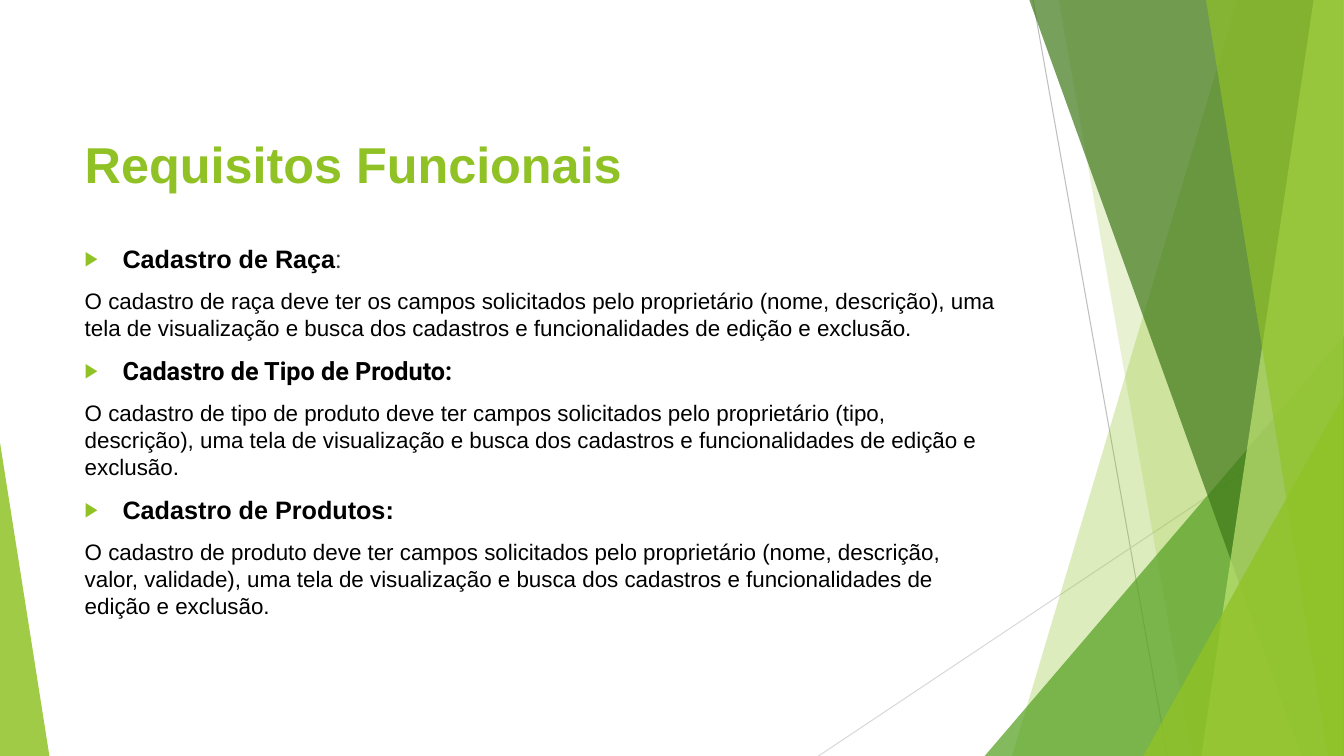
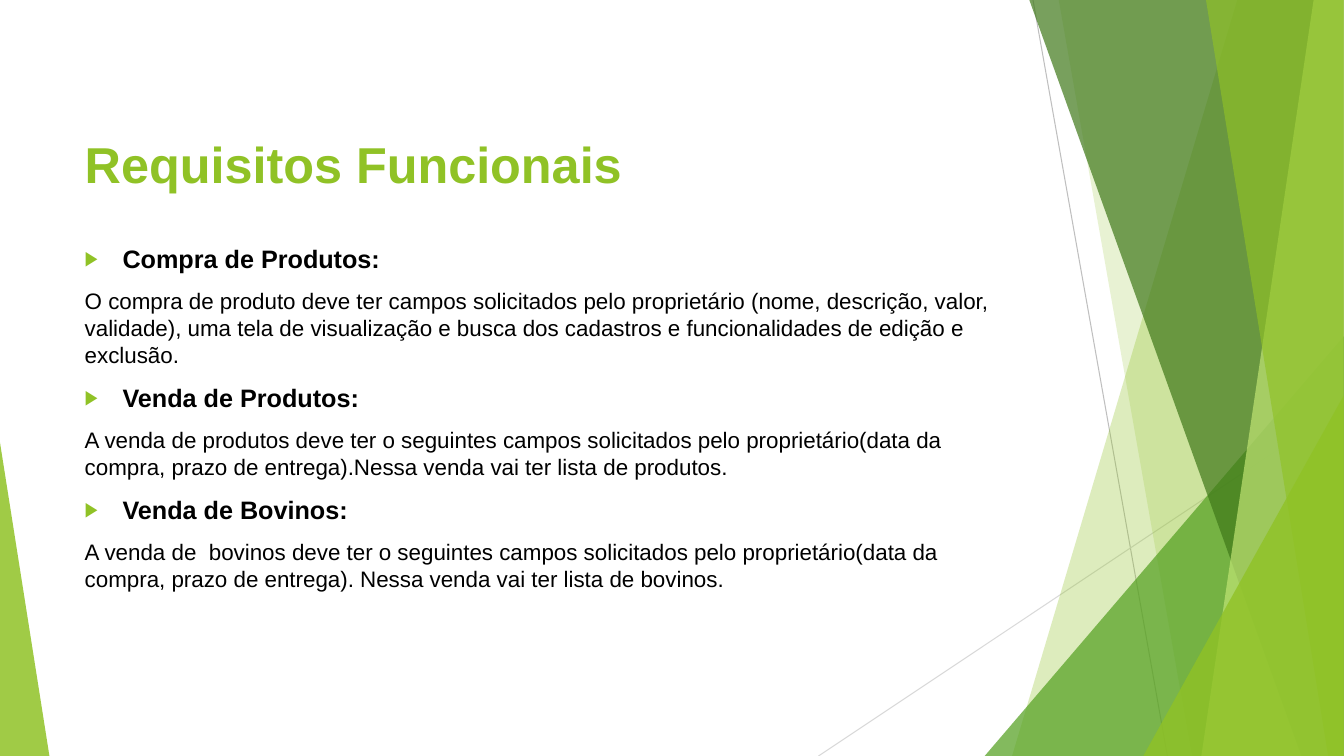
Before and after one commit to chav1985/GerenciamentoBovinos, a slide deck: slide 5 of GerenciamentoBovinos/Documentação/Gerenciamento de Bovino.pptx. Drawn at 1344x756 pixels with LibreOffice and Linux fonts; fonts in the diff are those of the drawing. Boxes give left, top, right and bottom in pixels: in the first picture for what was removed or moved away, otherwise in the second. Text is boxed around its words. In the diff, an @@ line names an element or a change of style, - is before the commit and + after.

```diff
--- a/GerenciamentoBovinos/Documentação/Gerenciamento de Bovino.pptx
+++ b/GerenciamentoBovinos/Documentação/Gerenciamento de Bovino.pptx
@@ text at bbox=[85, 249, 988, 592]: text changed @@
-▶ Cadastro de Raça:
-O cadastro de raça deve ter os campos solicitados pelo proprietário (nome, descrição), uma tela de visualização e busca dos cadastros e funcionalidades de edição e exclusão.
-▶ Cadastro de Tipo de Produto:
-O cadastro de tipo de produto deve ter campos solicitados pelo proprietário (tipo, descrição), uma tela de visualização e busca dos cadastros e funcionalidades de edição e exclusão.
-▶ Cadastro de Produtos:
-O cadastro de produto deve ter campos solicitados pelo proprietário (nome, descrição, valor, validade), uma tela de visualização e busca dos cadastros e funcionalidades de edição e exclusão.
+▶ Compra de Produtos:
+O compra de produto deve ter campos solicitados pelo proprietário (nome, descrição, valor, validade), uma tela de visualização e busca dos cadastros e funcionalidades de edição e exclusão.
+▶ Venda de Produtos:
+A venda de produtos deve ter o seguintes campos solicitados pelo proprietário(data da compra, prazo de entrega).Nessa venda vai ter lista de produtos.
+▶ Venda de Bovinos:
+A venda de bovinos deve ter o seguintes campos solicitados pelo proprietário(data da compra, prazo de entrega). Nessa venda vai ter lista de bovinos.
```
Also in this commit, not shown: 5 other slides changed, 1 slide added, 1 slide removed.
